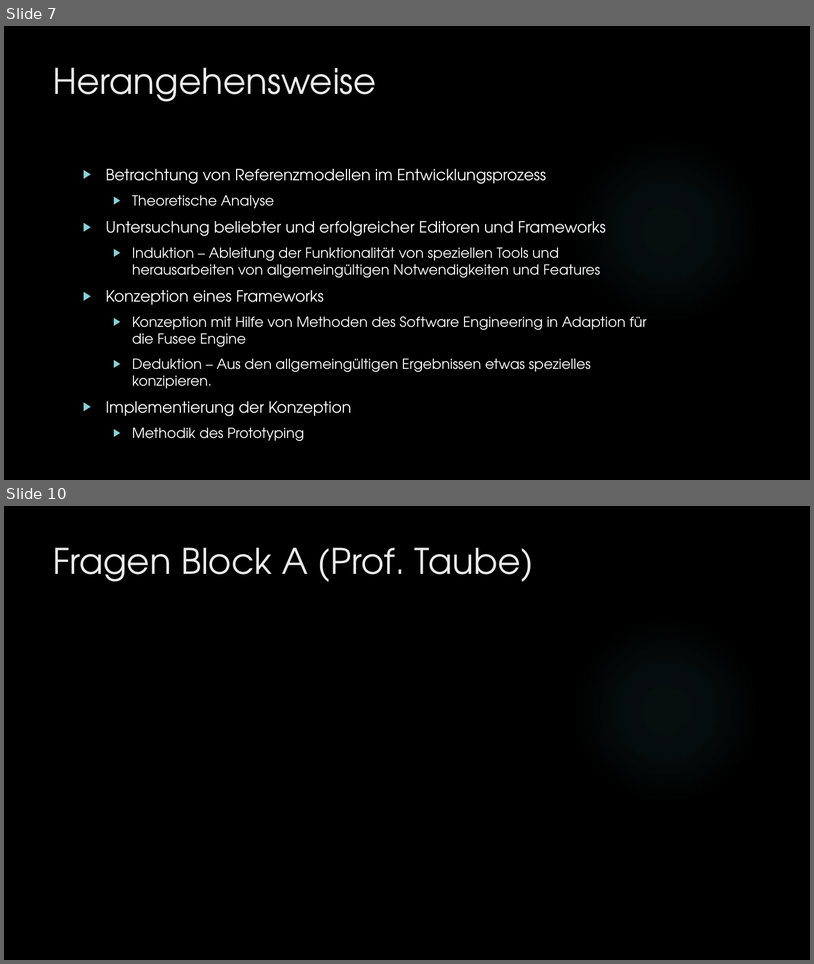
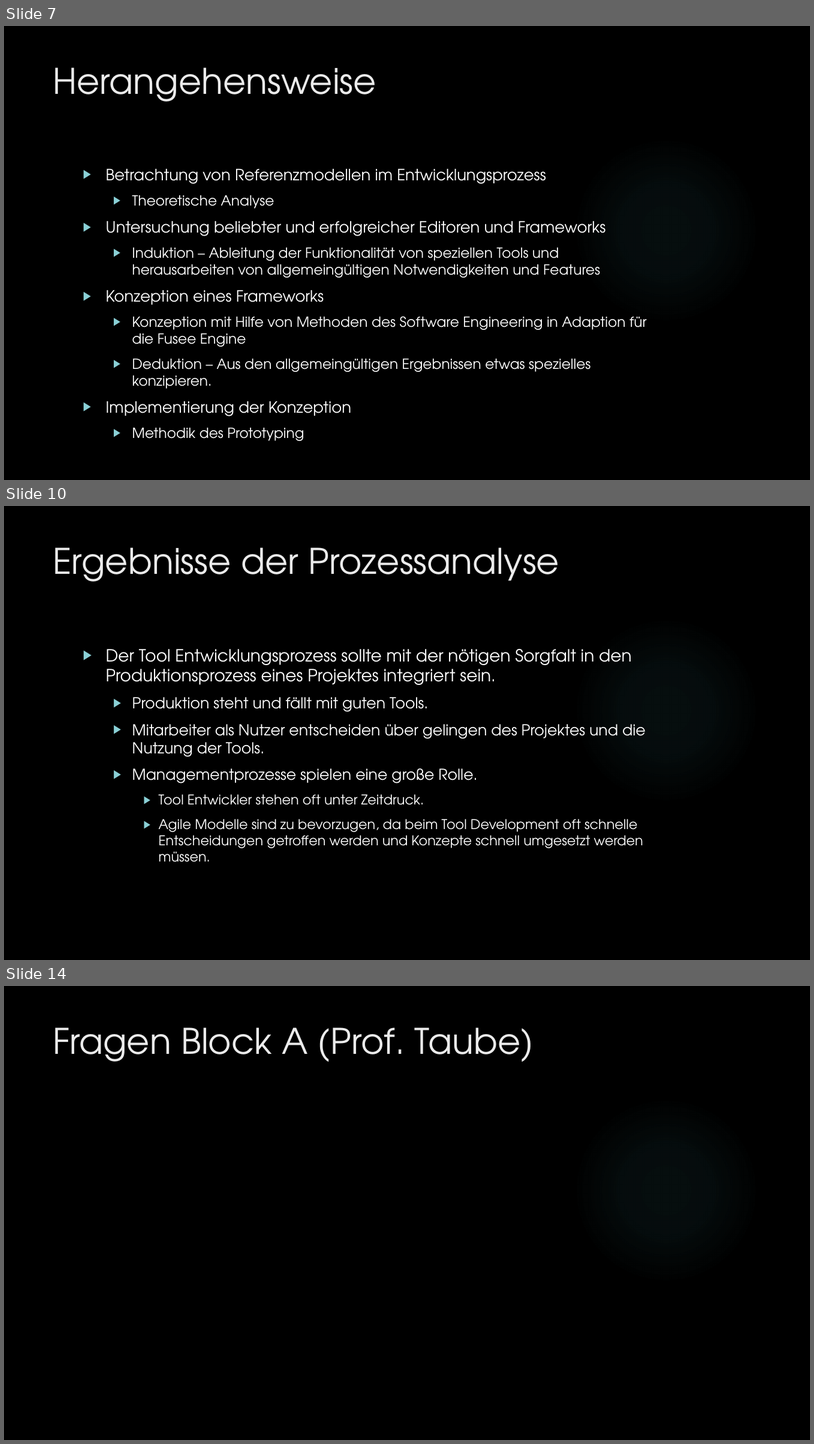
Before and after one commit to dNovel/MasterThesisWS1415, a slide deck: Disputation/Praesentation_DominikSteffen.pptx. Shown one above the other, each under a label of ours: slides 7 and 10 before the commit, slides 7, 10 and 14 after it; the slides between them are not shown. The pictures are 814x964 and 814x1444 pixels, drawn with LibreOffice and Linux fonts; fonts in the diff are those of the drawing; background and template pictures are left out. Boxes give left, top, right and bottom in pixels: in the first picture for what was removed or moved away, otherwise in the second. Text is boxed around its words. In the diff, an @@ line names an element or a change of style, - is before the commit and + after.

```diff
--- a/Disputation/Praesentation_DominikSteffen.pptx
+++ b/Disputation/Praesentation_DominikSteffen.pptx
@@ slide 10 added at [4, 506, 810, 960], background picture (left out); not listed: 1 template element that a slide beside it also shows @@
@@ title added at [53, 547, 560, 582], 42 pt, text #EBEBEB @@
+Ergebnisse der Prozessanalyse
@@ text added at [106, 649, 646, 862], 16 pt, text #FFFFFF @@
+▶ Der Tool Entwicklungsprozess sollte mit der nötigen Sorgfalt in den Produktionsprozess eines Projektes integriert sein.
+  ▶ Produktion steht und fällt mit guten Tools.
+  ▶ Mitarbeiter als Nutzer entscheiden über gelingen des Projektes und die Nutzung der Tools.
+  ▶ Managementprozesse spielen eine große Rolle.
+    ▶ Tool Entwickler stehen oft unter Zeitdruck.
+    ▶ Agile Modelle sind zu bevorzugen, da beim Tool Development oft schnelle Entscheidungen getroffen werden und Konzepte schnell umgesetzt werden müssen.
@@ what was slide 10 is now slide 14 @@
```
Also in this commit, not shown: 5 slides changed, 3 other slides added.
